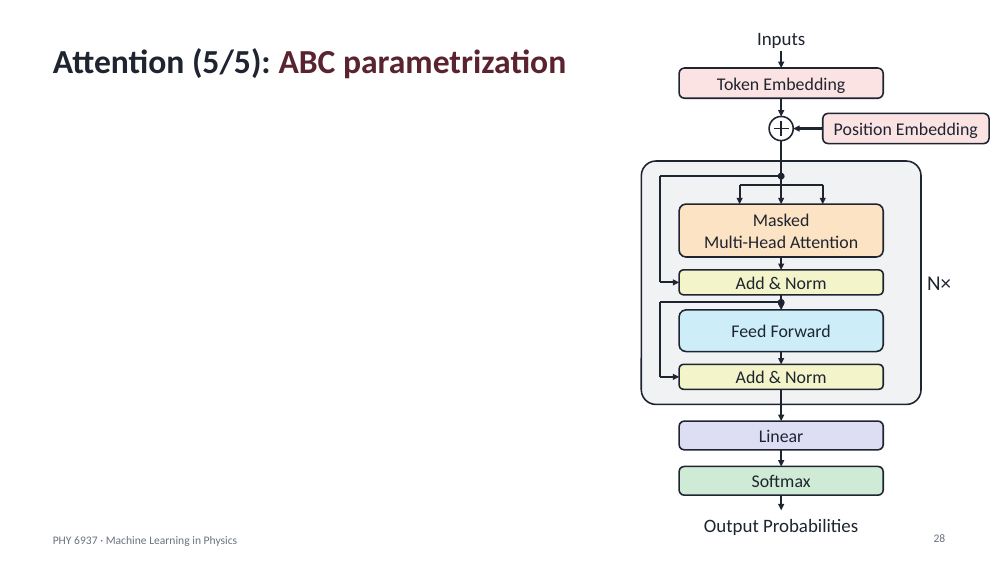
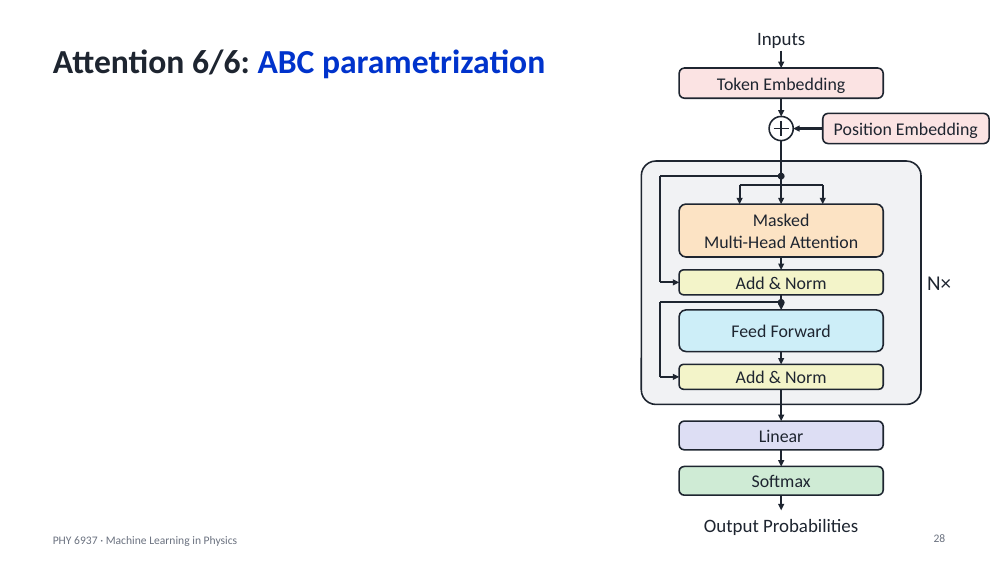
Before and after one commit to hbprosper/mlinphysics, a slide deck: slide 28 of Lectures/08.Transformers/Lecture_TNN.pptx. Drawn at 1008x567 pixels with LibreOffice and Linux fonts; fonts in the diff are those of the drawing; grey boxes stand for pictures. Boxes give left, top, right and bottom in pixels: in the first picture for what was removed or moved away, otherwise in the second. Text is boxed around its words. In the diff, an @@ line names an element or a change of style, - is before the commit and + after.

```diff
--- a/Lectures/08.Transformers/Lecture_TNN.pptx
+++ b/Lectures/08.Transformers/Lecture_TNN.pptx
@@ title at <box>53,49,545,79</box>: text changed; text colour #5A2330 to #0033CC @@
-Attention (5/5): ABC parametrization
+Attention 6/6: ABC parametrization
```
Also in this commit, not shown: 8 other slides changed, 2 slides added, 4 slides removed, 1 other file.
